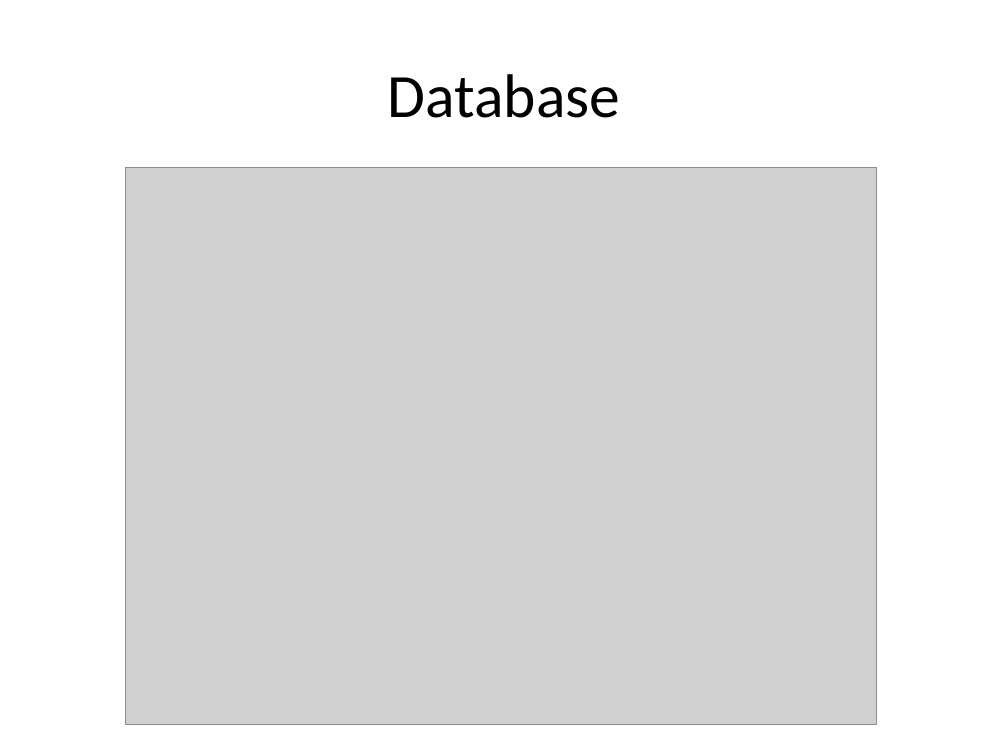
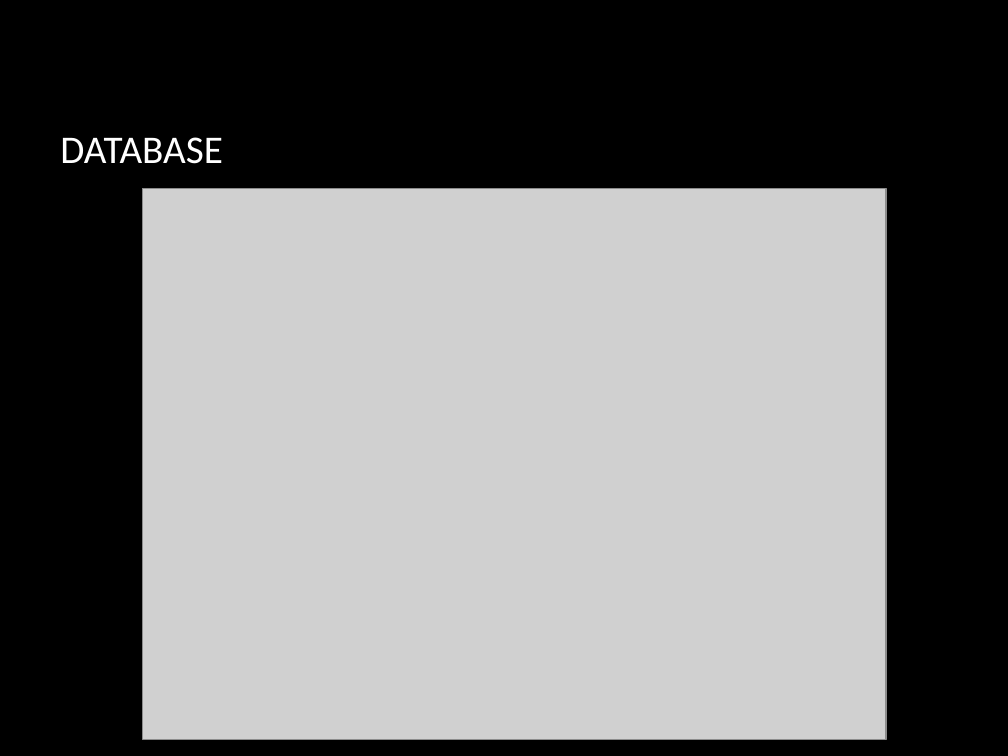
Before and after one commit to hmtri92/final-project, a slide deck: slide 7 of document/slide.pptx. Drawn at 1008x756 pixels with LibreOffice and Linux fonts; fonts in the diff are those of the drawing; grey boxes stand for pictures; background and template pictures are left out. Boxes give left, top, right and bottom in pixels: in the first picture for what was removed or moved away, otherwise in the second. Text is boxed around its words. In the diff, an @@ line names an element or a change of style, - is before the commit and + after.

```diff
--- a/document/slide.pptx
+++ b/document/slide.pptx
@@ background #FFFFFF to picture (left out) @@
@@ title at [60, 137, 222, 164]: text changed; size 44 to 28 pt; text colour #000000 to #FFFFFF @@
-Database
+DATABASE
@@ picture: place and size @@
-picture at [126, 168, 877, 725]
+picture at [143, 188, 886, 740]
```
Also in this commit, not shown: 7 other slides changed.
